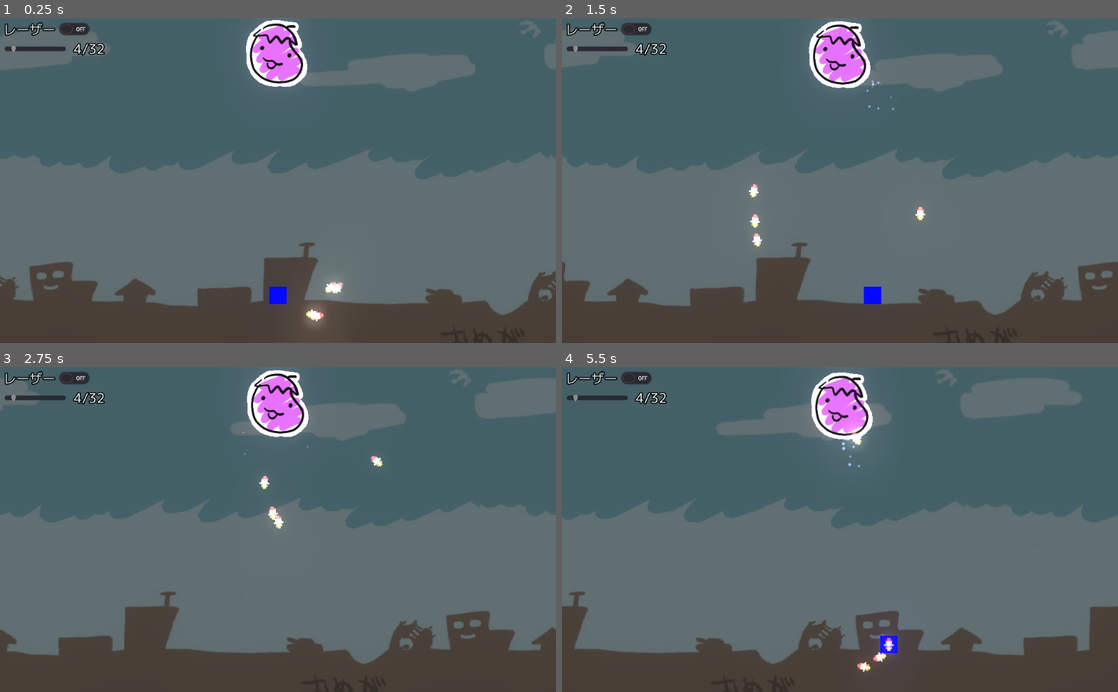
Above: before the commit, frames 1-4 (two rows, left to right).
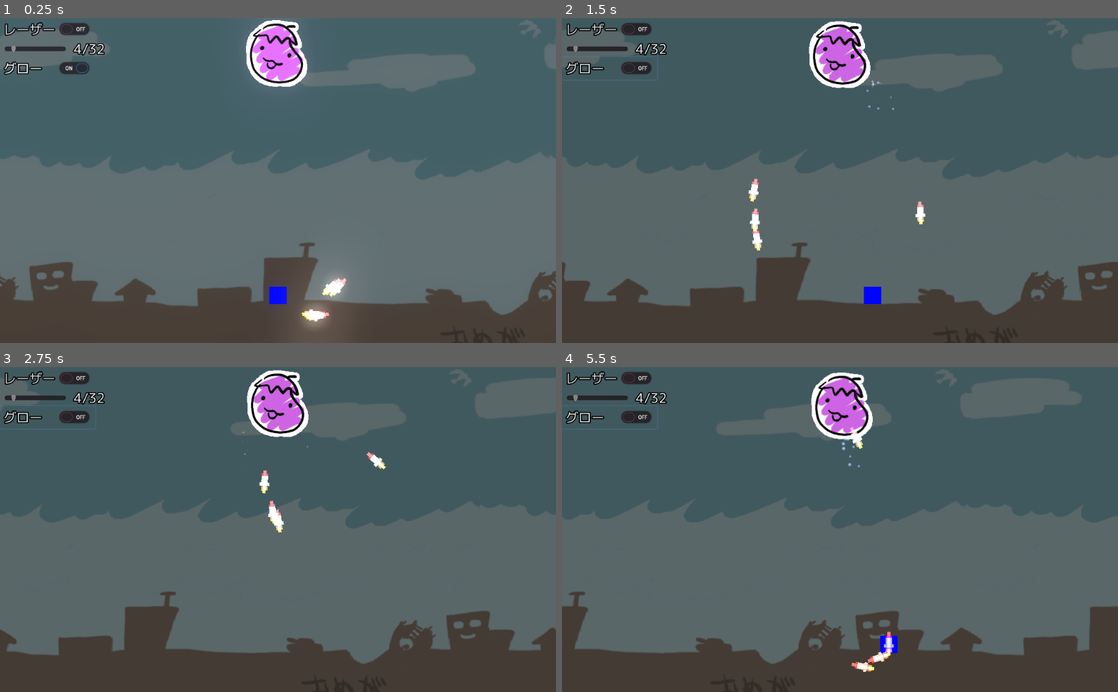
Above: after the commit, the same moments.

Repository: syun77/gd_hormingtest
Game: Godot game, scene res://Main.tscn
The game is run twice, just before and just after one commit, with the same random seed, the same clock (stepped at 60 frames per second) and the same inputs.
Inputs (mouse positions are in pixels of both pictures, inside the frame that each line leads up to):
- Up to frame 1 (0.25 s): no input
- Up to frame 2 (1.5 s): click (612, 70) at 0.5 s, where only the run after the commit has a clickable "グロー"; hold Right (ui_right) from 1.28 s (still down)
- Up to frame 3 (2.75 s): release Right (ui_right) at 2.03 s; hold Down (ui_down) from 2.03 s (still down)
- Up to frame 4 (5.5 s): release Down (ui_down) at 2.78 s; hold Right (ui_right) 2.78-3.53 s; hold Up (ui_up) 3.53-4.28 s; hold Left (ui_left) from 4.28 s (still down)

The runs differ from the first frame. In frame 1, 0.5% of the frame differs, in the area x 0-63%, y 13-94%; in frame 2, 1.8%; in frame 3, 1.8%; in frame 4, 2.1%, in the area x 0-61%, y 2-94%.

Commit message:
ミサイル画像を調整

Diff:
--- a/gd_hormingtest/Main.gd
+++ b/gd_hormingtest/Main.gd
@@ -14,6 +14,7 @@
 onready var _checkbox_laser = $UILayer/CheckButtonLaser
 onready var _hslider_max_shot = $UILayer/HSliderMaxShot
 onready var _hslider_max_shot_label = $UILayer/HSliderMaxShot/Label
+onready var _checkbox_bloom = $UILayer/CheckButtonBloom
 
 
 func _ready() -> void:
@@ -29,3 +30,4 @@
 	var max_shot = _hslider_max_shot.value
 	_hslider_max_shot_label.text = "%d/32"%max_shot
 	Common.set_max_shot(max_shot)
+	_hdr.environment.glow_enabled = _checkbox_bloom.pressed
--- a/gd_hormingtest/Main.tscn
+++ b/gd_hormingtest/Main.tscn
@@ -105,6 +105,14 @@
 theme = ExtResource( 3 )
 text = "レーザー"
 
+[node name="CheckButtonBloom" type="CheckButton" parent="UILayer"]
+margin_top = 72.0
+margin_right = 176.0
+margin_bottom = 114.0
+theme = ExtResource( 3 )
+pressed = true
+text = "グロー"
+
 [node name="HSliderMaxShot" type="HSlider" parent="UILayer"]
 margin_left = 8.0
 margin_top = 40.0
Binary file changed: gd_hormingtest/missile.png
